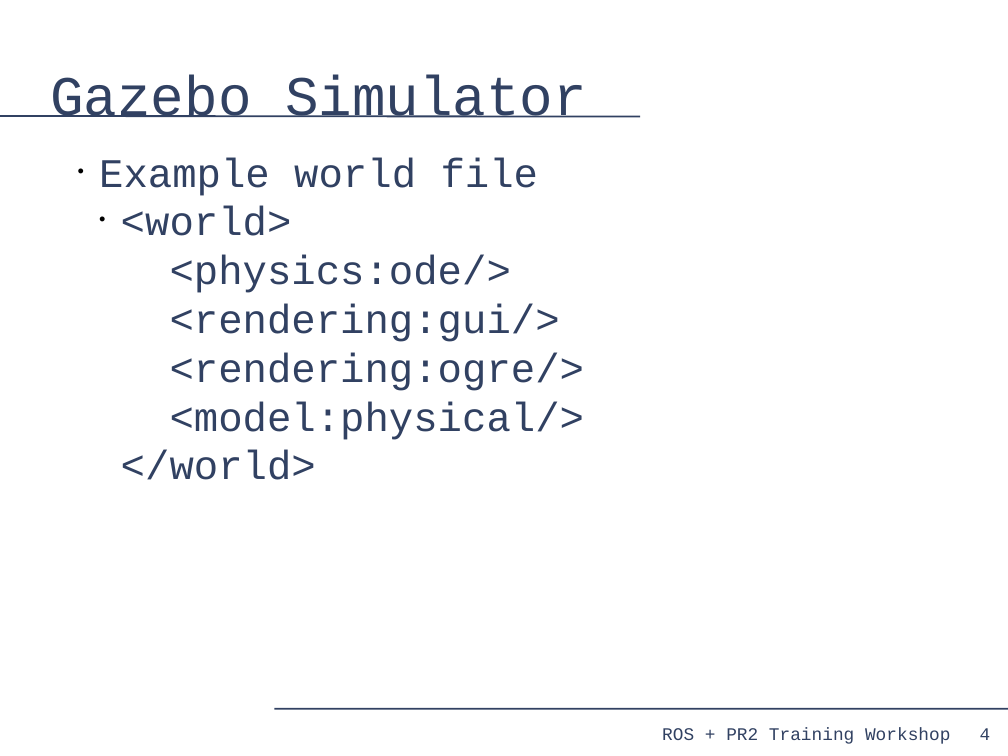
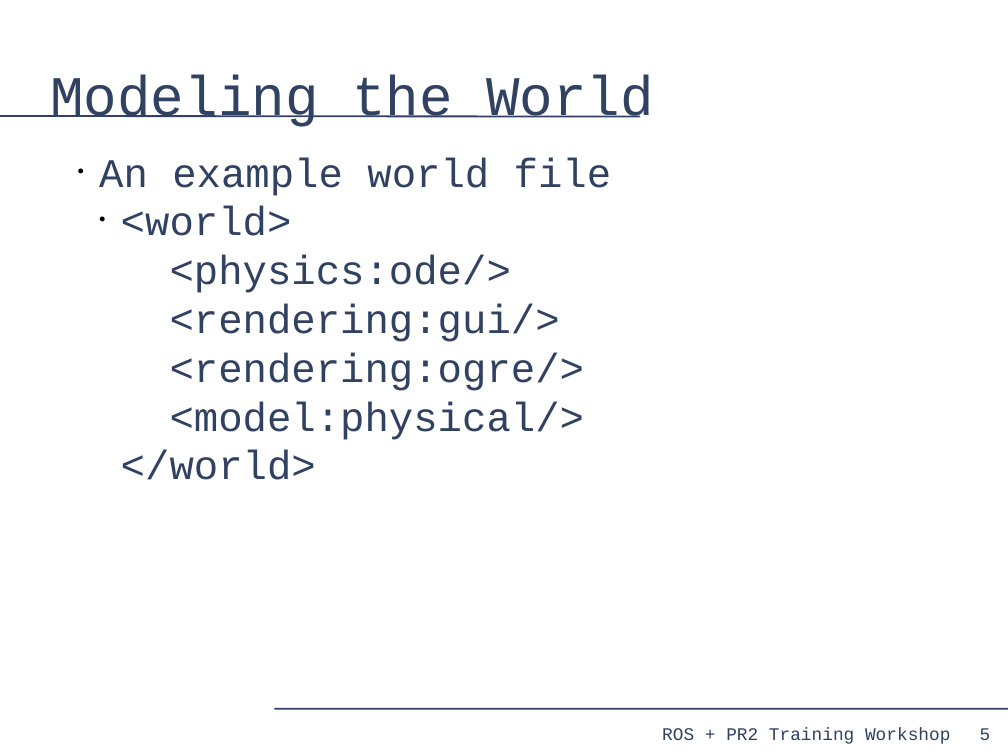
Before and after one commit to PR2/pr2_docs, a slide deck: slide 5 of pr2_training_workshop/simulation/simulation_training_workshop.odp (slide 4 before the commit). Drawn at 1008x756 pixels with LibreOffice and Linux fonts; fonts in the diff are those of the drawing. Boxes give left, top, right and bottom in pixels: in the first picture for what was removed or moved away, otherwise in the second. Text is boxed around its words. In the diff, an @@ line names an element or a change of style, - is before the commit and + after.

```diff
--- a/pr2_training_workshop/simulation/simulation_training_workshop.odp
+++ b/pr2_training_workshop/simulation/simulation_training_workshop.odp
@@ title at (50, 75, 654, 127): text changed @@
-Gazebo Simulator
+Modeling the World
@@ text at (99, 157, 612, 196): text changed @@
-• Example world file
+• An example world file
@@ page number at (980, 728, 991, 740): text changed @@
-4
+5
```
Also in this commit, not shown: 8 other slides changed, 8 slides added, 5 slides removed.
